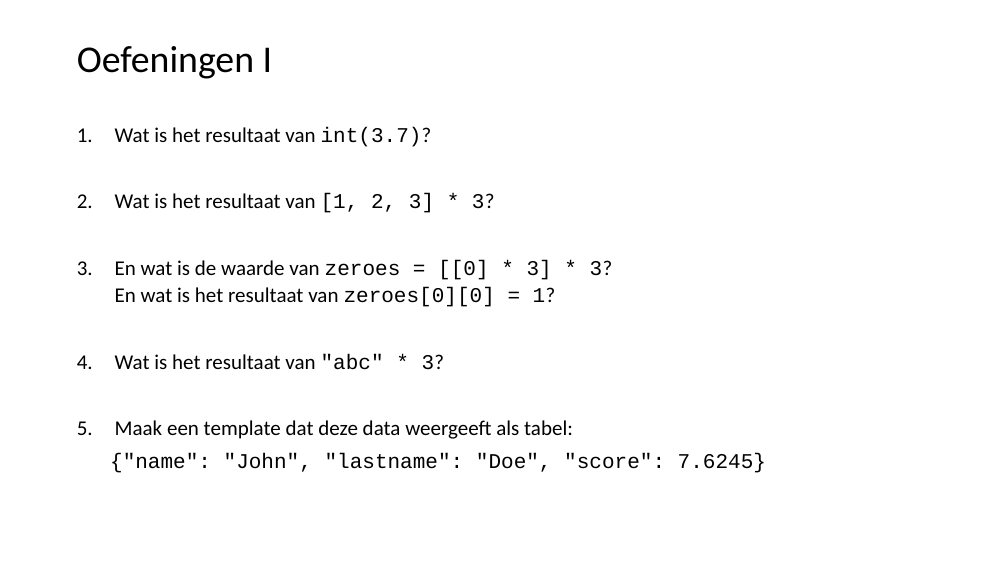
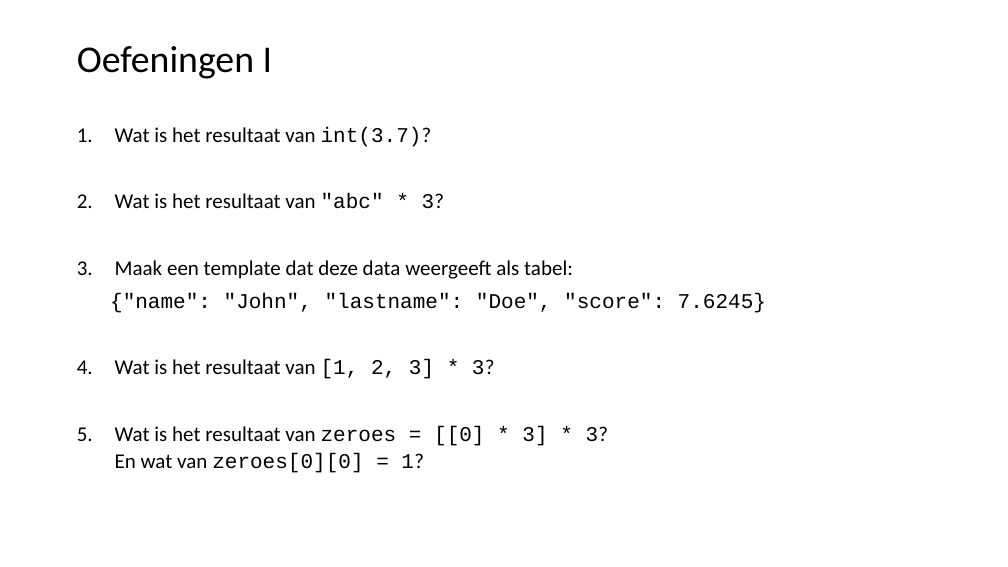
Before and after one commit to LFKoning/knowledge-sharing, a slide deck: slide 26 of python_trainees/1_basics_classes/python_traineeship_1.pptx. Drawn at 1008x567 pixels with LibreOffice and Linux fonts; fonts in the diff are those of the drawing. Boxes give left, top, right and bottom in pixels: in the first picture for what was removed or moved away, otherwise in the second. Text is boxed around its words. In the diff, an @@ line names an element or a change of style, - is before the commit and + after.

```diff
--- a/python_trainees/1_basics_classes/python_traineeship_1.pptx
+++ b/python_trainees/1_basics_classes/python_traineeship_1.pptx
@@ text at (77, 193, 613, 307): paragraphs removed @@
-2. Wat is het resultaat van [1, 2, 3] * 3?
-3. En wat is de waarde van zeroes = [[0] * 3] * 3?
-  En wat is het resultaat van zeroes[0][0] = 1?
@@ text at (115, 359, 609, 473): paragraphs added @@
+4. Wat is het resultaat van [1, 2, 3] * 3?
+5. Wat is het resultaat van zeroes = [[0] * 3] * 3?
+  En wat van zeroes[0][0] = 1?
```
Also in this commit, not shown: 14 other slides changed, 3 other files.
